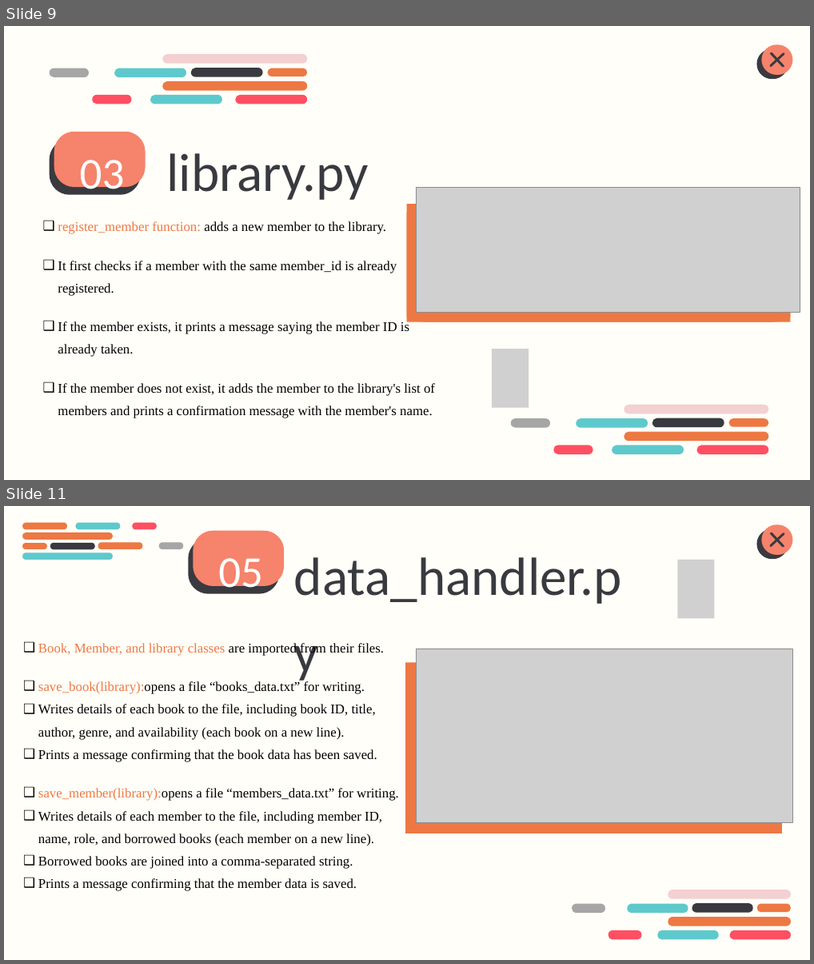
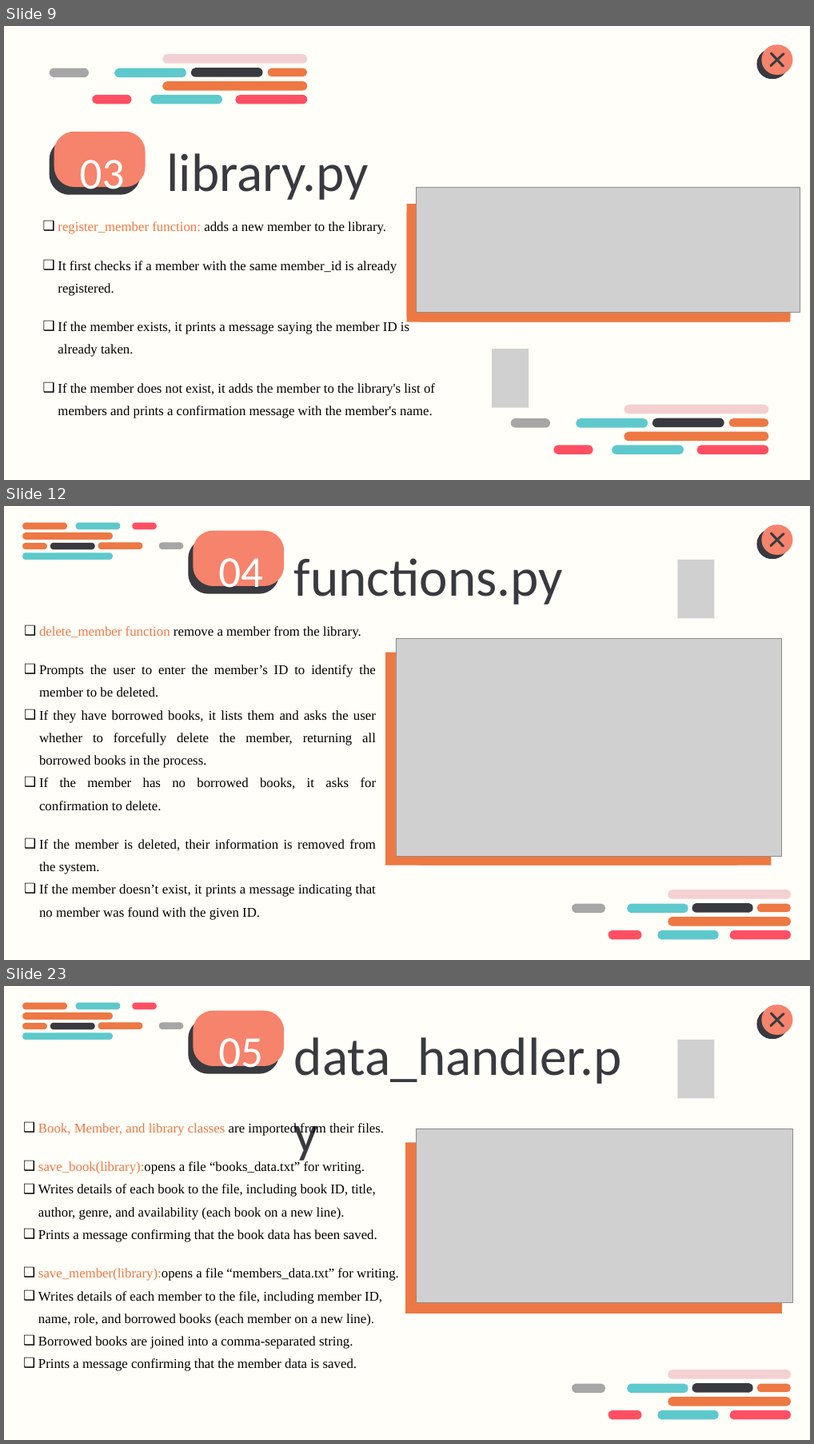
Before and after one commit to Mohamed-Salem-Ali/Library-Management-System, a slide deck: Library Console Management System.pptx. Shown one above the other, each under a label of ours: slides 9 and 11 before the commit, slides 9, 12 and 23 after it; the slides between them are not shown. The pictures are 814x964 and 814x1444 pixels, drawn with LibreOffice and Linux fonts; fonts in the diff are those of the drawing; grey boxes stand for pictures. Boxes give left, top, right and bottom in pixels: in the first picture for what was removed or moved away, otherwise in the second. Text is boxed around its words. In the diff, an @@ line names an element or a change of style, - is before the commit and + after.

```diff
--- a/Library Console Management System.pptx
+++ b/Library Console Management System.pptx
@@ slide 12 added at box(4, 506, 810, 960), background #FFFEF8 @@
@@ group added at box(22, 523, 183, 560): 9 freeform shapes @@
@@ freeform shape added at box(188, 538, 279, 593), fill #393A3F @@
@@ freeform shape added at box(193, 531, 284, 586), fill #F6836B @@
@@ group added at box(757, 524, 793, 560): 4 freeform shapes @@
@@ text added at box(218, 558, 263, 598), 78.7 pt, text #FFFFFF @@
+04
@@ text added at box(294, 558, 563, 604), 96 pt, text #393A3F @@
+functions.py
@@ picture added at box(678, 560, 714, 619) @@
@@ text added at box(39, 626, 377, 920), 24 pt, text #000000 @@
+❑ delete_member function remove a member from the library.
+❑ Prompts the user to enter the member’s ID to identify the member to be deleted.
+❑ If they have borrowed books, it lists them and asks the user whether to forcefully delete the member, returning all borrowed books in the process.
+❑ If the member has no borrowed books, it asks for confirmation to delete.
+❑ If the member is deleted, their information is removed from the system.
+❑ If the member doesn’t exist, it prints a message indicating that no member was found with the given ID.
@@ picture added at box(396, 639, 782, 856) @@
@@ freeform shape added at box(386, 663, 772, 865), fill #ED7843 @@
@@ rectangle added at box(386, 652, 772, 865), fill #ED7843 @@
@@ group added at box(572, 889, 791, 939): 9 freeform shapes @@
@@ what was slide 11 is now slide 23 @@
```
Also in this commit, not shown: 3 slides changed, 11 other slides added, 6 other files.
